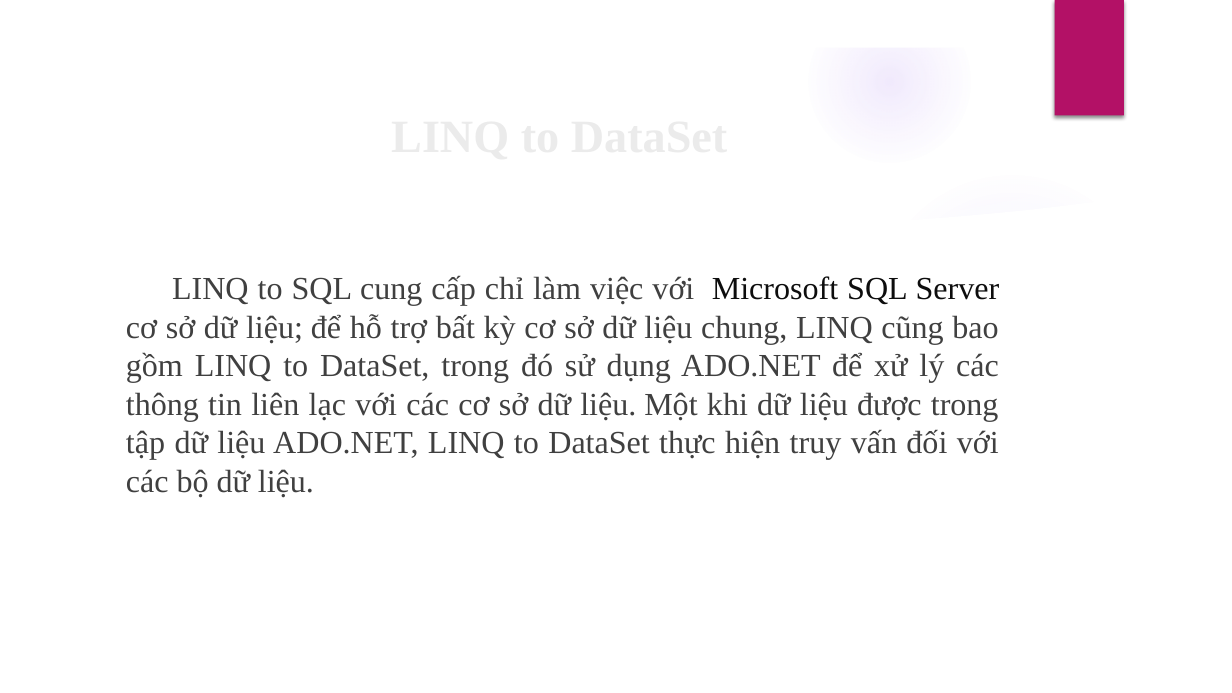
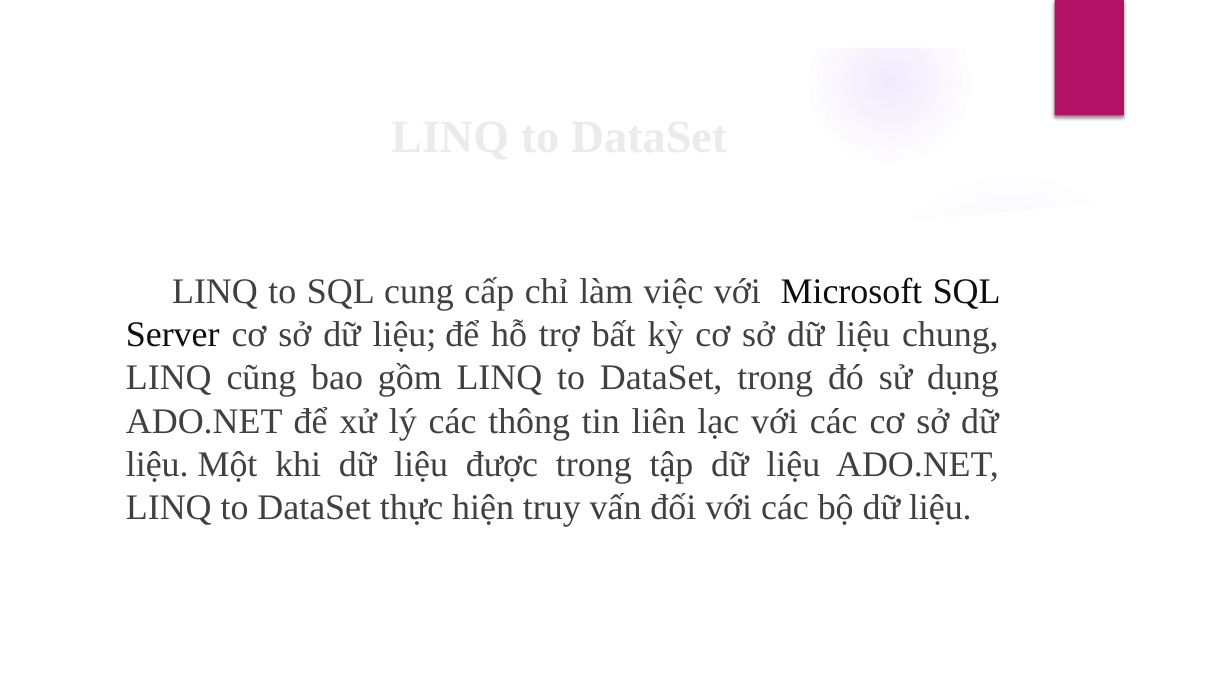
Before and after one commit to dotrunghieu0903/CongNgheNet, a slide deck: slide 21 of LINQ.pptx (slide 20 before the commit). Drawn at 1232x693 pixels with LibreOffice and Linux fonts; fonts in the diff are those of the drawing; background and template pictures are left out. Boxes give left, top, right and bottom in pixels: in the first picture for what was removed or moved away, otherwise in the second. Text is boxed around its words. In the diff, an @@ line names an element or a change of style, - is before the commit and + after.

```diff
--- a/LINQ.pptx
+++ b/LINQ.pptx
@@ text "LINQ to SQL cung cấp ..." at <box>126,277,1001,526</box>: size 25 to 28 pt @@
```
Also in this commit, not shown: 2 other slides changed, 18 slides added.
